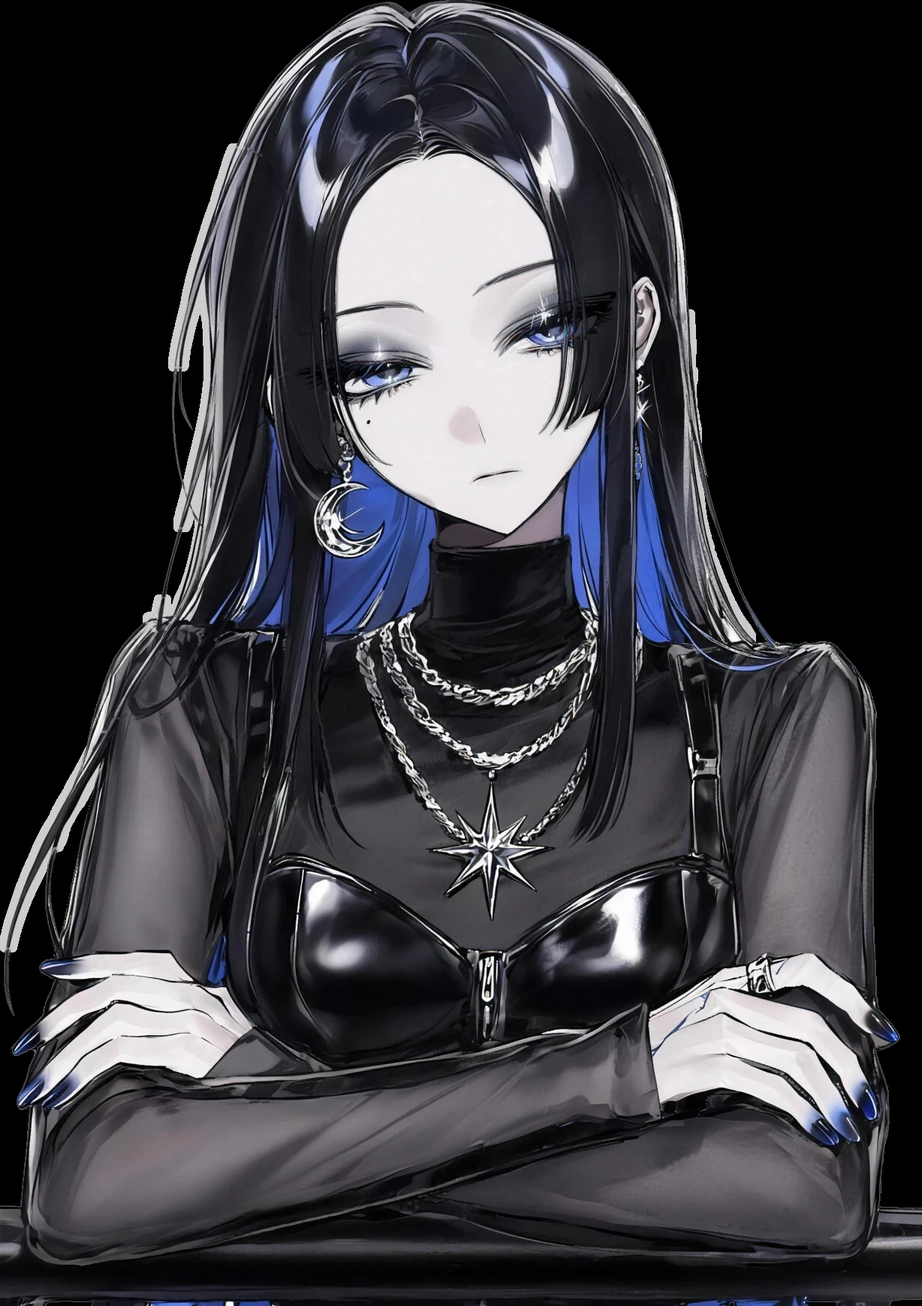
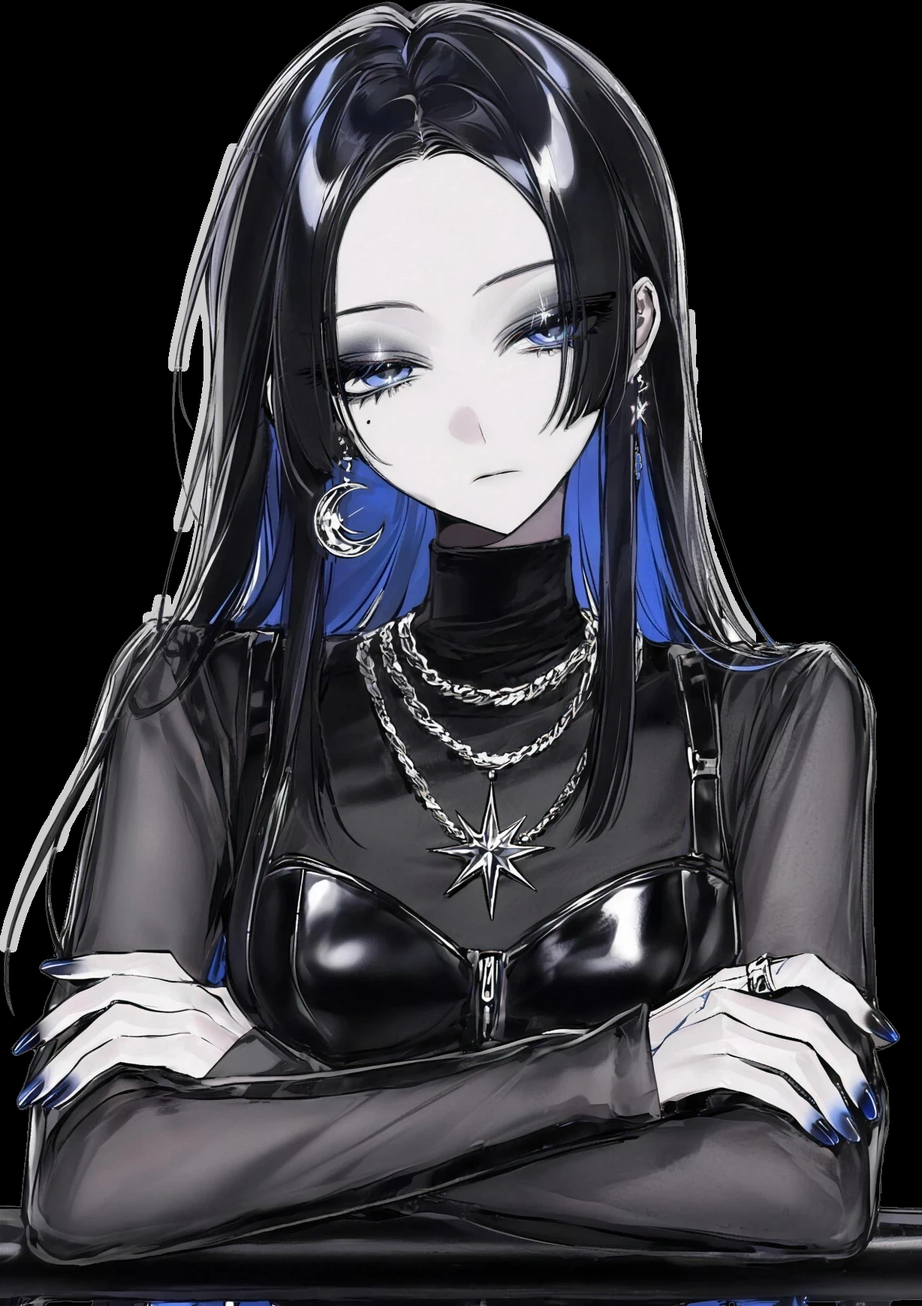
Before/after of a w=922, h=1306 layered artwork. What changed in the layer stack:
painted on "front_hair" over (50, 150, 767, 983)
moved "earStar" above "earMoon" over (625, 357, 652, 431)
moved "earMoon" above "strand02" over (311, 433, 387, 560)
painted on "strand02" over (548, 98, 788, 841)
painted on "strand01" over (114, 147, 438, 840)
painted on "strand00" over (8, 736, 109, 949)
painted on "REFERENCE (ignored)" over (171, 0, 796, 1056)
